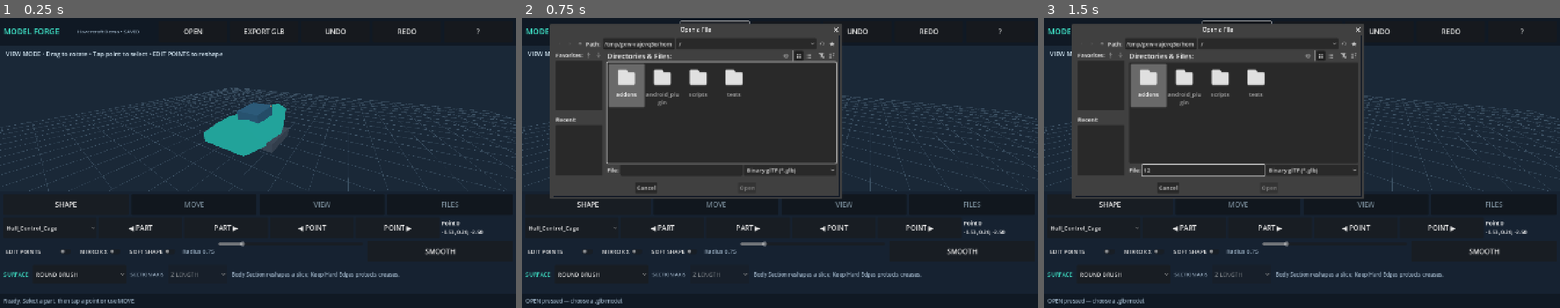
Above: before the commit, frames 1-3 (left to right).
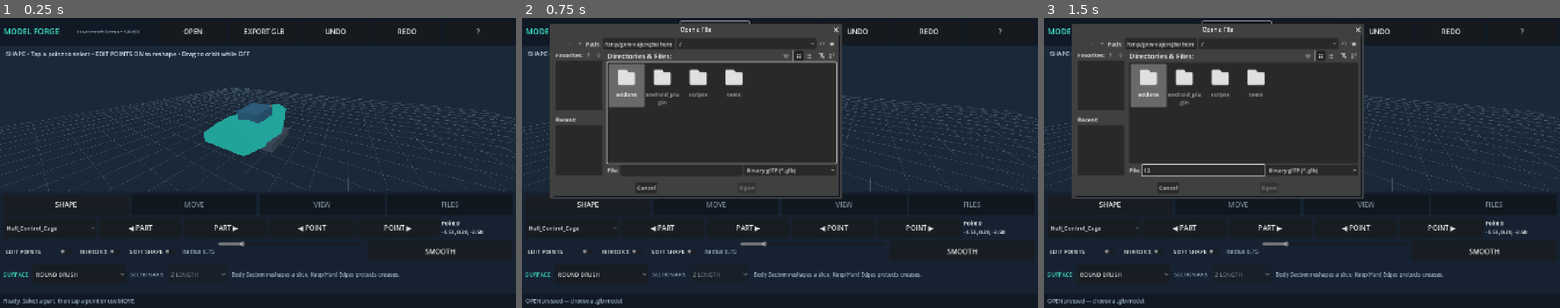
Above: after the commit, the same moments.

Repository: tpylman90-ctrl/Model-forge
Game: Godot game, scene res://main.tscn
Two runs of this game, one before a commit and one after it. Both use one fixed random seed, a clock stepped at 60 frames per second and the inputs below.
Inputs (mouse positions are in pixels of both pictures, inside the frame that each line leads up to):
- Up to frame 1 (0.25 s): no input
- Up to frame 2 (0.75 s): click "OPEN" at 0.5 s
- Up to frame 3 (1.5 s): click (1203, 171) at 1.27 s; type "12" at 1.35 s

The runs differ from the first frame. In frame 1, 0.5% of the frame differs, in the area x 1-49%, y 11-14%; in frame 2, less than 0.1%; in frame 3, less than 0.1%.

Commit message:
Clarify on-screen Move/Shape gestures and prevent captured gizmo drag when switching tabs

Diff:
--- a/scripts/main.gd
+++ b/scripts/main.gd
@@ -347,6 +347,11 @@
     _show_tab(0)
 
 func _show_tab(index: int) -> void:
+    # Switching tools must never leave a 3D drag captured.
+    if gizmo_drag_active:
+        _finish_gizmo_drag()
+        pointer_down = false
+        pointer_dragging_vertex = false
     active_tab = index
     for i in range(tool_panels.size()):
         tool_panels[i].visible = (i == index)
@@ -381,9 +386,11 @@
     if edit_toggle != null and edit_toggle.button_pressed:
         touch_hint.text = "EDIT MODE • Drag a point to pull • Switch EDIT POINTS off to orbit"
     elif active_tab == 0:
-        touch_hint.text = "VIEW MODE • Drag to rotate • Tap point to select • EDIT POINTS to reshape"
+        touch_hint.text = "SHAPE • Tap a point to select • EDIT POINTS ON to reshape • Drag to orbit while OFF"
+    elif active_tab == 1:
+        touch_hint.text = "MOVE • Tap any part to select • Drag RED X / GREEN Y / BLUE Z handle"
     else:
-        touch_hint.text = "VIEW MODE • Drag to rotate • Two fingers to zoom / pan"
+        touch_hint.text = "VIEW • Drag to rotate • Two fingers to zoom / pan"
 
 
 func _move_target_changed(index: int) -> void:
